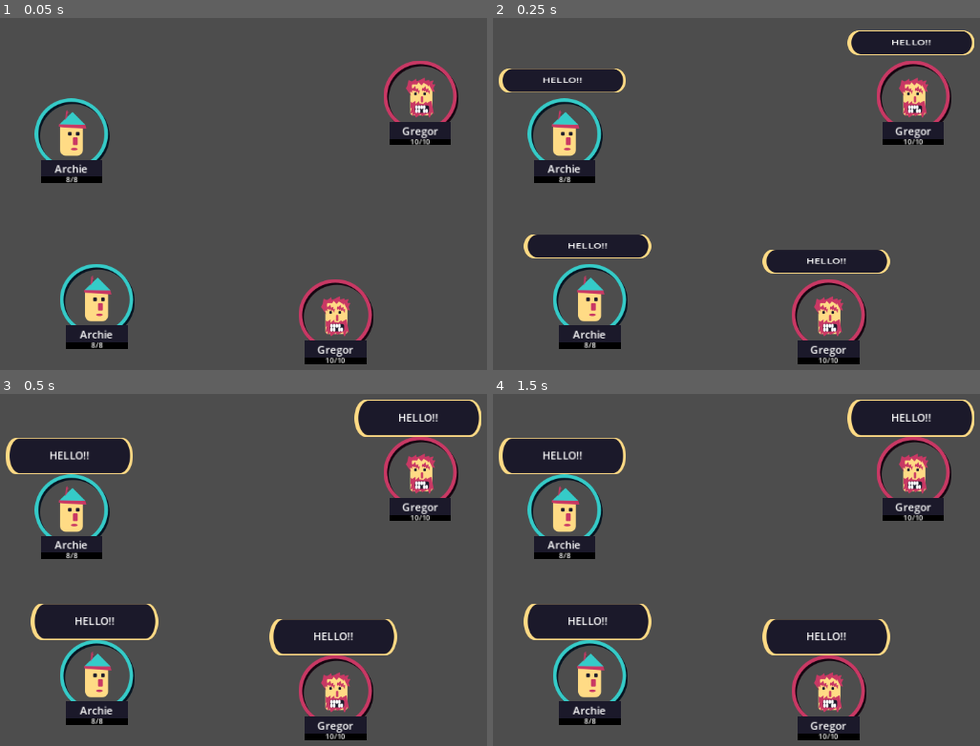
Above: before the commit, frames 1-4 (two rows, left to right).
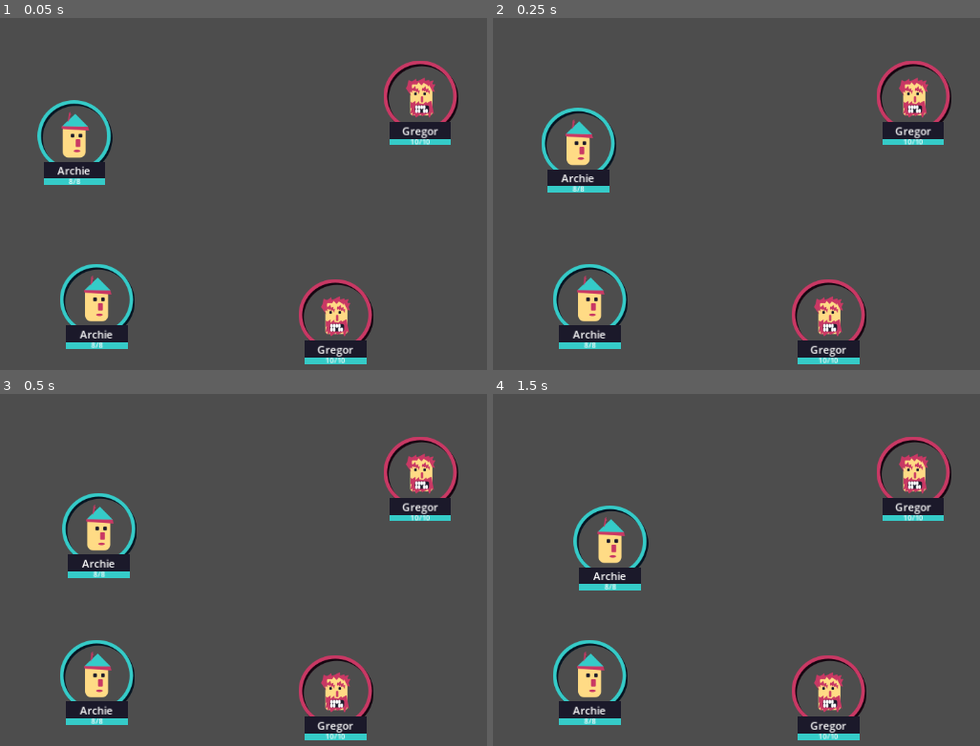
Above: after the commit, the same moments.

Repository: mathew-tran/mercmanager
Game: Godot game, scene res://Scenes/Main.tscn
Same seed, same stepped clock (60 frames per second), same inputs: the game is played once before the commit and once after it.
Inputs:
- Up to frame 1 (0.05 s): no input
- Up to frame 2 (0.25 s): no input
- Up to frame 3 (0.5 s): no input
- Up to frame 4 (1.5 s): tap Enter at 1.25 s

The runs differ from the first frame. In frame 1, 2.3% of the frame differs, in the area x 7-93%, y 22-99%; in frame 2, 10%; in frame 3, 14%; in frame 4, 15%, in the area x 1-99%, y 1-99%.

Commit message:
working on mercs to have ais to use when attacking to make them interesting

Diff:
--- a/Prefabs/Character.tscn
+++ b/Prefabs/Character.tscn
@@ -6,6 +6,7 @@
 [ext_resource type="Script" path="res://Scripts/Game/UI/CharacterUI.gd" id="4_a23w2"]
 [ext_resource type="PackedScene" uid="uid://bpeqmlf4rw473" path="res://Prefabs/SpeechBubble.tscn" id="5_755dl"]
 [ext_resource type="Script" path="res://Scripts/Game/HPComponent.gd" id="5_jpujw"]
+[ext_resource type="Script" path="res://Scripts/Game/AIController.gd" id="7_601cj"]
 
 [sub_resource type="StyleBoxFlat" id="StyleBoxFlat_lau12"]
 bg_color = Color(0.105882, 0.0980392, 0.164706, 1)
@@ -16,7 +17,7 @@
 [sub_resource type="StyleBoxFlat" id="StyleBoxFlat_36x6n"]
 bg_color = Color(0.207843, 0.796078, 0.784314, 1)
 
-[node name="Character" type="Node2D"]
+[node name="Character" type="Node2D" groups=["Unit"]]
 script = ExtResource("1_vsemf")
 
 [node name="CharacterUI" type="Control" parent="."]
@@ -98,3 +99,6 @@
 
 [node name="HPComponent" type="Node" parent="."]
 script = ExtResource("5_jpujw")
+
+[node name="AIController" type="Node" parent="."]
+script = ExtResource("7_601cj")
--- a/Scenes/Main.tscn
+++ b/Scenes/Main.tscn
@@ -18,9 +18,9 @@
 [node name="Character3" parent="." instance=ExtResource("1_x8yeu")]
 position = Vector2(615, 76)
 CharacterData = ExtResource("3_h4s07")
-bIsEnemy = true
+Team = 1
 
 [node name="Character4" parent="." instance=ExtResource("1_x8yeu")]
 position = Vector2(487, 406)
 CharacterData = ExtResource("3_h4s07")
-bIsEnemy = true
+Team = 1
--- /dev/null
+++ b/Scripts/Autoload/Helper.gd
@@ -0,0 +1,31 @@
+extends Node
+
+
+func GetEnemyUnits(charRef : Character):
+	var enemies = []
+	var units = get_tree().get_nodes_in_group("Unit")
+	for unit in units:
+		if unit.Team != charRef.Team and unit != charRef:
+			enemies.append(unit)
+	return enemies
+
+func GetAllyUnits(charRef : Character):
+	var enemies = []
+	var units = get_tree().get_nodes_in_group("Unit")
+	for unit in units:
+		if unit.Team == charRef.Team and unit != charRef:
+			enemies.append(unit)
+	return enemies
+
+func GetClosestEnemy(charRef: Character):
+	var enemyUnits = GetEnemyUnits(charRef)
+	if len(enemyUnits) == 0:
+		return null
+	var closestEnemy = enemyUnits[0]
+	var closestDistance = charRef.global_position.distance_to(closestEnemy.global_position)
+	for enemy in enemyUnits:
+		var distance = enemy.global_position.distance_to(charRef.global_position)
+		if distance < closestDistance:
+			closestDistance = distance
+			closestEnemy = enemy
+	return closestEnemy
--- /dev/null
+++ b/Scripts/Data/DataType/AttackMove.gd
@@ -0,0 +1,5 @@
+extends Move
+
+class_name AttackMove
+
+@export var BaseDamage = 1
--- /dev/null
+++ b/Scripts/Data/DataType/CharacterInfo.gd
@@ -0,0 +1,12 @@
+extends Resource
+
+class_name CharacterInfo
+
+@export var Name = "test"
+@export var Face : Texture2D
+@export var StatValues : Stats
+
+@export var Moves : MoveList
+@export var UnitPersonality : Personality
+
+var ActivationRange = 400
--- /dev/null
+++ b/Scripts/Data/DataType/Move.gd
@@ -0,0 +1,18 @@
+extends Resource
+
+class_name Move
+
+@export var Name = "test"
+@export var PercentChance = 100
+@export var MoveDescription = "MoveDecription"
+@export var MoveRange = 100
+@export var TimeToActive = .2
+
+signal MoveCompleted
+
+func HasMoveSucceeded():
+	var result = randf_range(0, 100)
+	return result <= PercentChance
+
+func Execute():
+	pass
--- /dev/null
+++ b/Scripts/Data/DataType/Move/AttackMove_ArrowShot.tres
@@ -0,0 +1,12 @@
+[gd_resource type="Resource" script_class="AttackMove" load_steps=2 format=3 uid="uid://dlpbobggkisw3"]
+
+[ext_resource type="Script" path="res://Scripts/Data/DataType/AttackMove.gd" id="1_pj41w"]
+
+[resource]
+script = ExtResource("1_pj41w")
+BaseDamage = 2
+Name = "Arrow Shot"
+PercentChance = 60
+MoveDescription = "Shoots an arrow from a distance"
+MoveRange = 300
+TimeToActive = 0.5
--- /dev/null
+++ b/Scripts/Data/DataType/Move/AttackMove_Punch.tres
@@ -0,0 +1,12 @@
+[gd_resource type="Resource" script_class="AttackMove" load_steps=2 format=3 uid="uid://n4wrttcj1v2m"]
+
+[ext_resource type="Script" path="res://Scripts/Data/DataType/AttackMove.gd" id="1_oft7b"]
+
+[resource]
+script = ExtResource("1_oft7b")
+BaseDamage = 3
+Name = "Punch"
+PercentChance = 80
+MoveDescription = "Punches the enemy"
+MoveRange = 50
+TimeToActive = 0.2
--- /dev/null
+++ b/Scripts/Data/DataType/MoveList.gd
@@ -0,0 +1,8 @@
+extends Resource
+
+class_name MoveList
+
+@export var Move1 : Move
+@export var Move2 : Move
+@export var Move3 : Move
+@export var Move4 : Move
--- /dev/null
+++ b/Scripts/Data/DataType/Personality.gd
@@ -0,0 +1,16 @@
+extends Resource
+
+class_name Personality
+
+@export var Name = "test"
+@export var Description = "s"
+
+func Run(charRef : Character, delta):
+	pass
+
+func MoveToPosition(charRef: Character, newPosition, delta):
+	var direction = (newPosition - charRef.global_position).normalized()
+	charRef.global_position += direction * charRef.CharacterData.StatValues.Speed * delta
+
+func IsCloseToPosition(charRef : Character, newPosition):
+	return charRef.global_position.distance_to(newPosition) < charRef.CharacterData.ActivationRange
--- /dev/null
+++ b/Scripts/Data/DataType/Personality/Afraid.tres
@@ -0,0 +1,8 @@
+[gd_resource type="Resource" load_steps=2 format=3 uid="uid://csw0n008bn022"]
+
+[ext_resource type="Script" path="res://Scripts/Data/DataType/Personality/Personality_Afraid.gd" id="1_swb6a"]
+
+[resource]
+script = ExtResource("1_swb6a")
+Name = "Afraid"
+Description = "Will run away after getting hit"
--- /dev/null
+++ b/Scripts/Data/DataType/Personality/Distant.tres
@@ -0,0 +1,8 @@
+[gd_resource type="Resource" script_class="Personality" load_steps=2 format=3 uid="uid://vqog3vgg1btv"]
+
+[ext_resource type="Script" path="res://Scripts/Data/DataType/Personality.gd" id="1_q842h"]
+
+[resource]
+script = ExtResource("1_q842h")
+Name = "Distant"
+Description = "Will keep a small distance when attacking"
--- /dev/null
+++ b/Scripts/Data/DataType/Personality/Eager.tres
@@ -0,0 +1,8 @@
+[gd_resource type="Resource" script_class="Personality" load_steps=2 format=3 uid="uid://crk2pemctxwrb"]
+
+[ext_resource type="Script" path="res://Scripts/Data/DataType/Personality.gd" id="1_sakxp"]
+
+[resource]
+script = ExtResource("1_sakxp")
+Name = "Eager"
+Description = "Will attack the closest enemy"
--- /dev/null
+++ b/Scripts/Data/DataType/Personality/Personality_Afraid.gd
@@ -0,0 +1,11 @@
+extends Personality
+
+enum STATE {
+	RUN_AWAY,
+	ATTACK
+}
+func Run(charRef : Character, delta):
+	var nearestEnemy = Helper.GetClosestEnemy(charRef)
+	if is_instance_valid(nearestEnemy):
+		if IsCloseToPosition(charRef, nearestEnemy.global_position) == false:
+			MoveToPosition(charRef, nearestEnemy.global_position, delta)
--- a/Scripts/Data/DataType/Unit.gd
+++ /dev/null
@@ -1,7 +0,0 @@
-extends Resource
-
-class_name Unit
-
-@export var Name = "test"
-@export var Face : Texture2D
-@export var StatValues : Stats
--- a/Scripts/Data/Units/Archie.tres
+++ b/Scripts/Data/Units/Archie.tres
@@ -1,19 +1,26 @@
-[gd_resource type="Resource" script_class="Unit" load_steps=5 format=3 uid="uid://c5pco1554jurt"]
+[gd_resource type="Resource" script_class="CharacterInfo" load_steps=8 format=3 uid="uid://c5pco1554jurt"]
 
-[ext_resource type="Script" path="res://Scripts/Data/DataType/Unit.gd" id="1_6mgsn"]
 [ext_resource type="Texture2D" uid="uid://dhpd08noiq48g" path="res://Art/Characters/Archie.png" id="1_u5beb"]
+[ext_resource type="Script" path="res://Scripts/Data/DataType/MoveList.gd" id="2_0ufcr"]
 [ext_resource type="Script" path="res://Scripts/Data/DataType/Stats.gd" id="2_8n3i5"]
+[ext_resource type="Resource" uid="uid://csw0n008bn022" path="res://Scripts/Data/DataType/Personality/Afraid.tres" id="4_nxq0s"]
+[ext_resource type="Script" path="res://Scripts/Data/DataType/CharacterInfo.gd" id="5_auhku"]
+
+[sub_resource type="Resource" id="Resource_kaip4"]
+script = ExtResource("2_0ufcr")
 
 [sub_resource type="Resource" id="Resource_l7xi7"]
 script = ExtResource("2_8n3i5")
 HP = 8
 Damage = 4
 Defense = 2
-Speed = 5
+Speed = 100
 Crit = 4
 
 [resource]
-script = ExtResource("1_6mgsn")
+script = ExtResource("5_auhku")
 Name = "Archie"
 Face = ExtResource("1_u5beb")
 StatValues = SubResource("Resource_l7xi7")
+Moves = SubResource("Resource_kaip4")
+UnitPersonality = ExtResource("4_nxq0s")
--- a/Scripts/Data/Units/Gregor.tres
+++ b/Scripts/Data/Units/Gregor.tres
@@ -1,8 +1,15 @@
-[gd_resource type="Resource" script_class="Unit" load_steps=5 format=3 uid="uid://63bfigroloi1"]
+[gd_resource type="Resource" script_class="Unit" load_steps=9 format=3 uid="uid://63bfigroloi1"]
 
 [ext_resource type="Texture2D" uid="uid://c2a62auhmc77c" path="res://Art/Characters/Gregor.png" id="1_0qnbx"]
-[ext_resource type="Script" path="res://Scripts/Data/DataType/Unit.gd" id="1_f3kih"]
+[ext_resource type="Script" path="res://Scripts/Data/DataType/CharacterInfo.gd" id="1_f3kih"]
+[ext_resource type="Resource" uid="uid://n4wrttcj1v2m" path="res://Scripts/Data/DataType/Move/AttackMove_Punch.tres" id="2_dgm4l"]
 [ext_resource type="Script" path="res://Scripts/Data/DataType/Stats.gd" id="2_fikl4"]
+[ext_resource type="Script" path="res://Scripts/Data/DataType/MoveList.gd" id="3_166m0"]
+[ext_resource type="Resource" uid="uid://crk2pemctxwrb" path="res://Scripts/Data/DataType/Personality/Eager.tres" id="3_crtrp"]
+
+[sub_resource type="Resource" id="Resource_7yqou"]
+script = ExtResource("3_166m0")
+Move1 = ExtResource("2_dgm4l")
 
 [sub_resource type="Resource" id="Resource_xmchx"]
 script = ExtResource("2_fikl4")
@@ -17,3 +24,5 @@
 Name = "Gregor"
 Face = ExtResource("1_0qnbx")
 StatValues = SubResource("Resource_xmchx")
+Moves = SubResource("Resource_7yqou")
+UnitPersonality = ExtResource("3_crtrp")
--- /dev/null
+++ b/Scripts/Game/AIController.gd
@@ -0,0 +1,7 @@
+extends Node
+
+class_name AIController
+
+
+func Run(charRef: Character, delta):
+	charRef.CharacterData.UnitPersonality.Run(charRef, delta)
--- a/Scripts/Game/Character.gd
+++ b/Scripts/Game/Character.gd
@@ -2,11 +2,14 @@
 
 class_name Character
 
-@export var CharacterData : Unit
+@export var CharacterData : CharacterInfo
 
-@export var bIsEnemy = false
+@export var Team : TEAM
 
-
+enum TEAM {
+	PLAYER,
+	ENEMY
+}
 
 func _ready():
 	Setup()
@@ -14,7 +17,9 @@
 func Setup():
 	$CharacterUI.Setup(self)
 	await $CharacterUI.Tell("")
-	$CharacterUI.Tell("HELLO!!")
 
 func GetHealthComponent() -> HealthComponent:
 	return $HPComponent
+
+func _process(delta):
+	$AIController.Run(self, delta)
--- a/Scripts/Game/HPComponent.gd
+++ b/Scripts/Game/HPComponent.gd
@@ -14,3 +14,6 @@
 
 func GetHealthString():
 	return str(Health) + "/" + str(MaxHealth)
+
+func GetHealthPercent() -> float:
+	return float(Health) / float(MaxHealth)
--- a/Scripts/Game/UI/CharacterUI.gd
+++ b/Scripts/Game/UI/CharacterUI.gd
@@ -8,7 +8,7 @@
 	$Name.text = char.CharacterData.Name
 	char.GetHealthComponent().Setup(char)
 	char.GetHealthComponent().Update.connect(OnUpdate)
-	if char.bIsEnemy:
+	if char.Team == Character.TEAM.ENEMY:
 		$Frame.modulate = "c93864ff"
 	else:
 		$Frame.modulate = "35cbc8ff"
@@ -16,6 +16,7 @@
 
 func OnUpdate():
 	$HP/Label.text = CharacterRef.GetHealthComponent().GetHealthString()
+	$HP.value = CharacterRef.GetHealthComponent().GetHealthPercent() * 100
 
 func Tell(message):
 	if message != "":
--- a/project.godot
+++ b/project.godot
@@ -15,6 +15,10 @@
 config/features=PackedStringArray("4.3", "Forward Plus")
 config/icon="res://icon.svg"
 
+[autoload]
+
+Helper="*res://Scripts/Autoload/Helper.gd"
+
 [display]
 
 window/stretch/mode="canvas_items"
Not shown: 1 places in Prefabs/Character.tscn that only renumber resources
